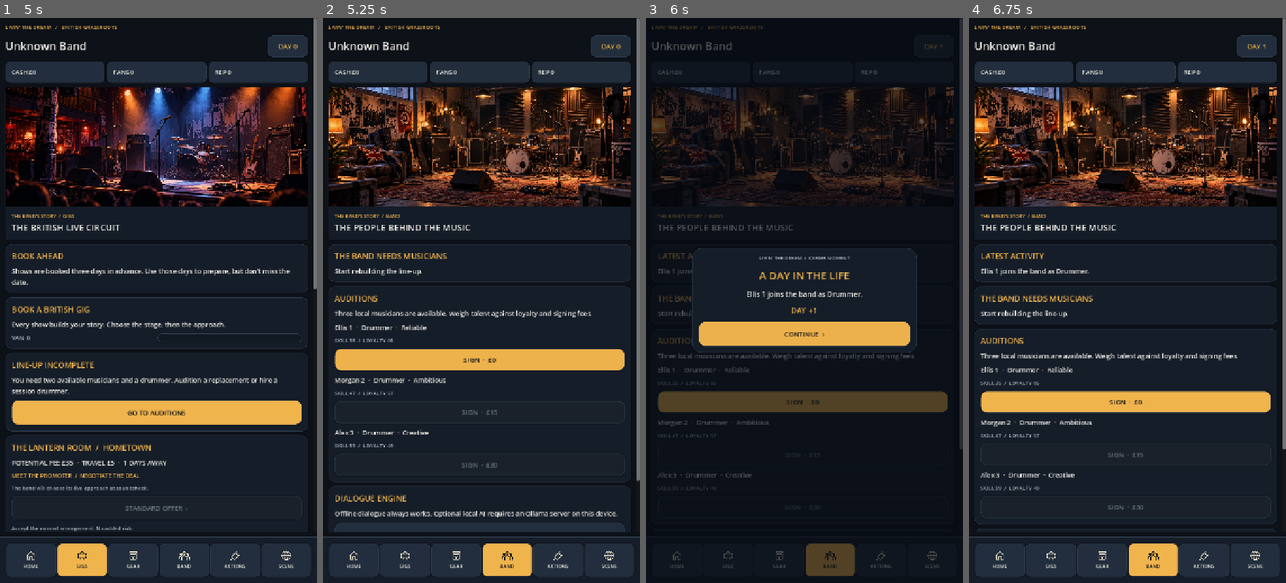
Above: before the commit, frames 1-4 (left to right).
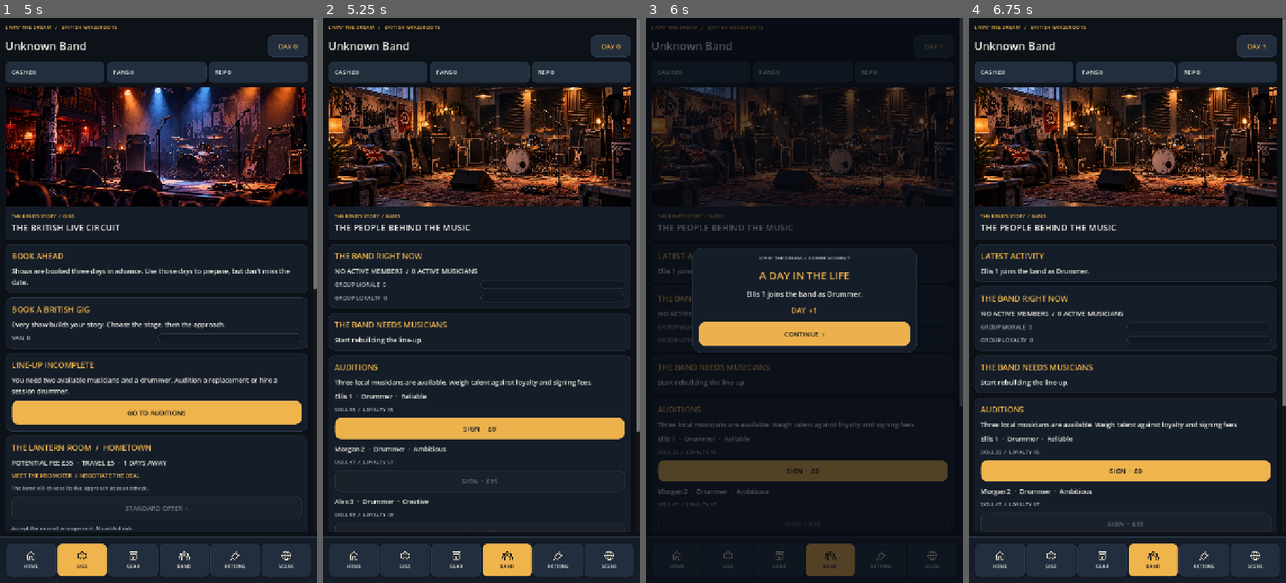
Above: after the commit, the same moments.

Repository: alimuir654-rgb/BandMaster
Game: Godot game, scene res://Scenes/CareerHub.tscn
Same seed, same stepped clock (60 frames per second), same inputs: the game is played once before the commit and once after it. This scene is started directly instead of the project's main scene.
Inputs (mouse positions are in pixels of both pictures, inside the frame that each line leads up to):
- Up to frame 1 (5 s): click (82, 323) at 0.52 s; click "JAM" at 1.25 s; click "HANG OUT" at 2 s; click "PROMOTE" at 2.75 s; click (31, 560) at 3.52 s; click (231, 323) at 4.27 s
- Up to frame 2 (5.25 s): click "GO TO AUDITIONS" at 5 s
- Up to frame 3 (6 s): click "SIGN · £0" at 5.75 s
- Up to frame 4 (6.75 s): click "CONTINUE ›" at 6.5 s

Frame 1 is identical in both runs. In frame 2, 11% of the frame differs, in the area x 1-100%, y 41-90%; in frame 3, 8.3%; in frame 4, 10%.
Error before the commit: Invalid access to property or key 'band' on a base object of type 'Dictionary'. (res://Scripts/career_hub.gd:951)
Error after the commit: Invalid access to property or key 'band' on a base object of type 'Dictionary'. (res://Scripts/career_hub.gd:959)

Commit message:
Surface band-wide morale, loyalty, fatigue and member stories in roster UI

Diff:
--- a/Scripts/career_hub.gd
+++ b/Scripts/career_hub.gd
@@ -26,6 +26,7 @@
 const Motion = preload("res://Scripts/career_motion.gd")
 const Drama = preload("res://Scripts/band_drama.gd")
 const Life = preload("res://Scripts/member_life.gd")
+const BandPulse = preload("res://Scripts/band_pulse_presentation.gd")
 const SAVE_PATH := "user://tour_save.json"
 const TABS := ["HOME","GIGS","GEAR","BAND","ACTIONS","SCENE"]
 const ART := {
@@ -486,6 +487,12 @@
  _life_situations()
  var band_data: Dictionary = save_data.get("band",{})
  var members: Array = band_data.get("members",[])
+ var pulse: Dictionary = BandPulse.overview(members)
+ var chemistry := _card("THE BAND RIGHT NOW",str(pulse["mood"])+"  /  "+str(pulse["active"])+" ACTIVE MUSICIANS")
+ _progress(chemistry,"GROUP MORALE",int(pulse["morale"]))
+ _progress(chemistry,"GROUP LOYALTY",int(pulse["loyalty"]))
+ if int(pulse["exhausted"]) > 0:
+  _label(chemistry,"%d BANDMATE(S) NEED REST BEFORE THE NEXT SHOW" % int(pulse["exhausted"]),13,UI.AMBER)
 
  if members.is_empty():
   _card("THE BAND NEEDS MUSICIANS","Start rebuilding the line-up.")
@@ -527,6 +534,7 @@
   _label(name_stack,str(member.get("name","Musician")).to_upper(),24,UI.WHITE)
   _label(name_stack,str(member.get("role","")).to_upper(),13,UI.AMBER)
   _label(name_stack,str(member.get("trait","")),13,UI.MUTED)
+  _label(name_stack,BandPulse.member_note(member),12,UI.AMBER)
   if str(member.get("life_status","active")) != "active":
    _label(name_stack,str(member.get("life_status","")).to_upper()+" UNTIL DAY %d" % int(member.get("available_day",0)),12,UI.AMBER)
   var rule := ColorRect.new()
